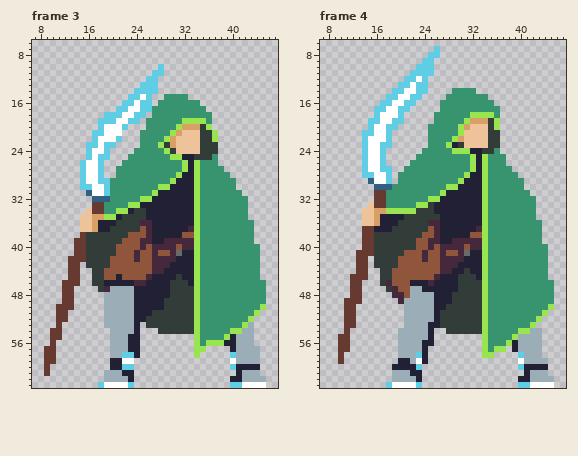
One commit to this pixel-art file: Source/Aseprite/Player/Idle.aseprite. Above is the file before it was changed.
64x64 pixels, 4 frames. Shown: frame 3: x 7..47, y 6..63; frame 4: x 7..47, y 6..63. The commit also changed other frames, which this record leaves out.
The result:
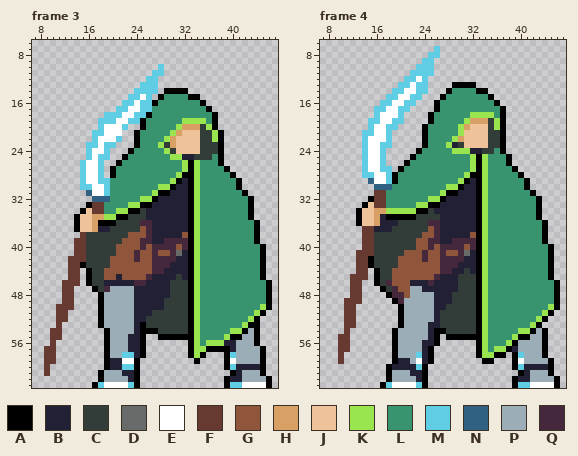
Palette (. is transparent): A #000000  B #222034  C #323c39  D #696a6a  E #ffffff  F #663931  G #8f563b  H #d9a066  J #eec39a  K #99e550  L #37946e  M #5fcde4  N #306082  P #9badb7  Q #45283c
From old to new:
layer "Outline" added
Changed rows in their new state; - is an unchanged pixel.
Frame 3, layer "Outline":
first column x 14:
14 ---------------AAAA--------------
15 --------------A----AA------------
16 -------------A-------A-----------
17 ----------------------A----------
18 ------------A----------A---------
19 -----------A-----------A---------
20 -----------A-----------A---------
21 ----------A-------------A--------
22 ----------A-------------A--------
23 ----------A-------------A--------
24 ---------A--------------A--------
25 --------A---------------A--------
26 -------A-----------A----A--------
27 ------A------------A-----A-------
28 ------A-----------AA------A------
29 -----------------A-A-------A-----
30 ----------------A--A-------A-----
31 --------------AA---A--------A----
32 -------------A-----A---------A---
33 --A--------AA------A---------A---
34 -A-------AA--------A---------A---
35 A------AA----------A---------A---
36 A---AAA------------A----------A--
37 A------------------A----------A--
38 -------------------A----------A--
39 -------------------A----------A--
40 -------------------A-----------A-
41 -------------------A-----------A-
42 -------------------A-----------A-
43 -A-----------------A-----------A-
44 --A----------------A-----------A-
45 --A----------------A-----------A-
46 --A----------------A------------A
47 ---A---------------A------------A
48 ----A--------------A------------A
49 ----A--------------A------------A
50 ----A--------------A------------A
51 ----A--------------A-----------A-
52 ----A--------------A----------A--
53 ----A------A-------A---------AA--
54 -----A-----AAA-----A--------A-A--
55 -----A-----A--AAAAAA------AA--A--
56 -----A-----A-------A----------A--
57 -----A-----A-------A--AAAA-----A-
58 -----A-----A-------A-A---A-----A-
59 -----A----A---------A----A-----A-
60 -----A----A--------------A-----A-
61 ----A-----A---------------A----A-
62 ----A-----A--------------A------A
63 ---A------A--------------A------A
Frame 4, layer "Outline":
first column x 13:
13 ----------------AAAA--------------
14 ---------------A----AA------------
15 --------------A-------A-----------
16 -------------A---------A----------
17 -------------A----------A---------
18 ------------A-----------A---------
19 ------------A-----------A---------
20 -----------A------------A---------
21 -----------A------------A---------
22 -----------A------------A---------
23 -----------A------------A---------
24 ----------A-------------A---------
25 ---------A----------A----A--------
26 --------A-----------A----A--------
27 -------A------------A-----A-------
28 ------A------------AA------A------
29 ------A-----------A-A-------A-----
30 -----------------A--A-------A-----
31 ---------------AA---A--------A----
32 --A-----------A-----A---------A---
33 -A----------AA------A---------A---
34 A---------AA--------A---------A---
35 A----AAAAA----------A---------A---
36 A-------------------A----------A--
37 --------------------A----------A--
38 --------------------A----------A--
39 --------------------A----------A--
40 --------------------A-----------A-
41 --------------------A-----------A-
42 --A-----------------A-----------A-
43 --A-----------------A-----------A-
44 ---A----------------A-----------A-
45 ---A----------------A-----------A-
46 ---A----------------A------------A
47 ----A---------------A------------A
48 -----A--------------A------------A
49 ------A-------------A------------A
50 -------A------------A------------A
51 -------A------------A-----------A-
52 -------A------------A----------A--
53 -------A------------A---------A---
54 ------A------AA-----A--------A-A--
55 ------A------A-AAAAAA------AA--A--
56 ------A------A------A-----A----A--
57 ------A-----A-------A----A-----A--
58 ------A-----A-------A--AA-A----A--
59 ------A-----A--------AA---A-----A-
60 -----A-----A--------------A-----A-
61 -----A-----A---------------A----A-
62 -----A-----A--------------A------A
63 ----A------A--------------A------A
